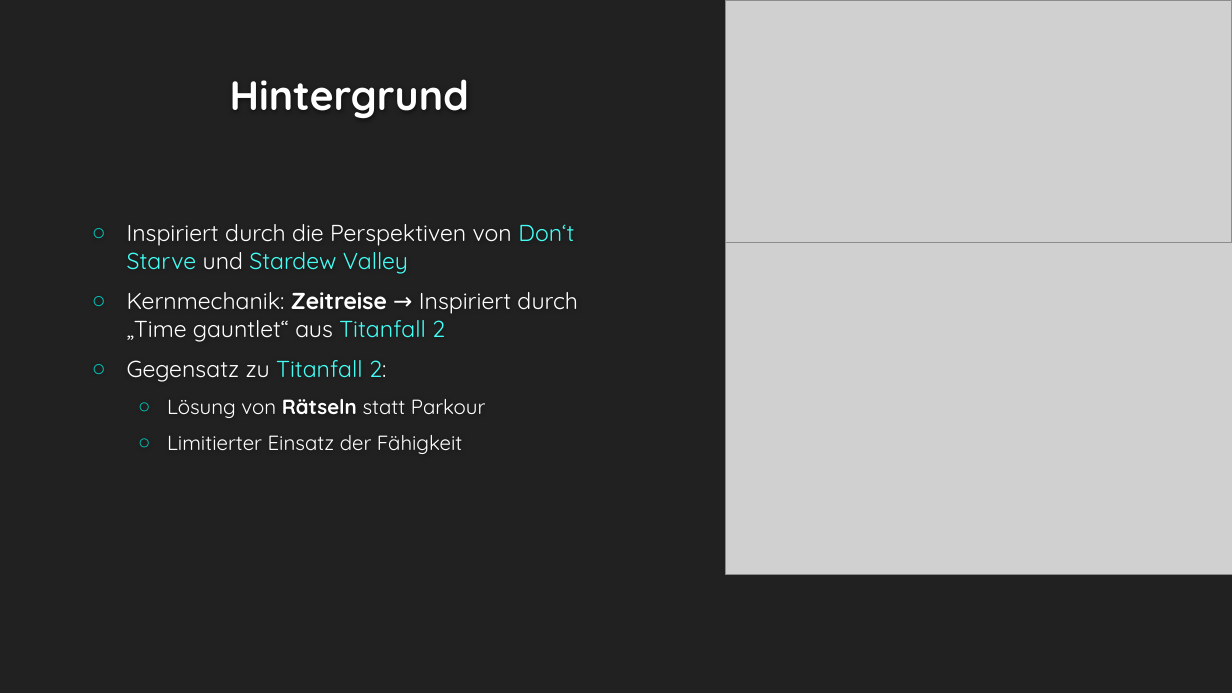
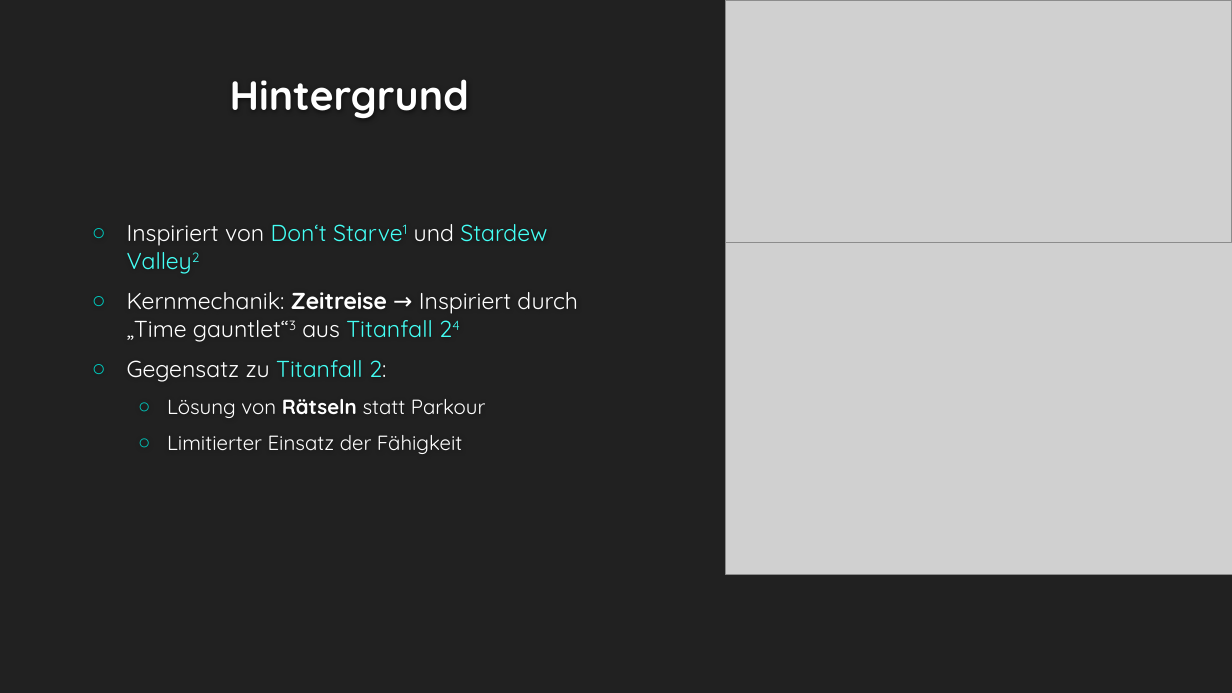
Before and after one commit to EmKaCe/DoctorWhy, a slide deck: slide 7 of Information/Präsentation.pptx. Drawn at 1232x693 pixels with LibreOffice and Linux fonts; fonts in the diff are those of the drawing; grey boxes stand for pictures; background and template pictures are left out. Boxes give left, top, right and bottom in pixels: in the first picture for what was removed or moved away, otherwise in the second. Text is boxed around its words. In the diff, an @@ line names an element or a change of style, - is before the commit and + after.

Commit message:
Final Version!

```diff
--- a/Information/Präsentation.pptx
+++ b/Information/Präsentation.pptx
@@ text at <box>127,224,578,342</box>: text changed @@
-○ Inspiriert durch die Perspektiven von Don‘t Starve und Stardew Valley
-○ Kernmechanik: Zeitreise → Inspiriert durch „Time gauntlet“ aus Titanfall 2
+○ Inspiriert von Don‘t Starve1 und Stardew Valley2
+○ Kernmechanik: Zeitreise → Inspiriert durch „Time gauntlet“3 aus Titanfall 24
```
Also in this commit, not shown: 1 other slide changed, 3 slides added, 2 slides removed.
